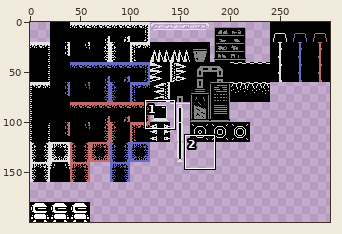
Two versions of one sprite sheet, assets/sprites/Tilemap_Packed.png. Above, an overview of the earlier version with the close-up marked.
Close-up. Before the edit:
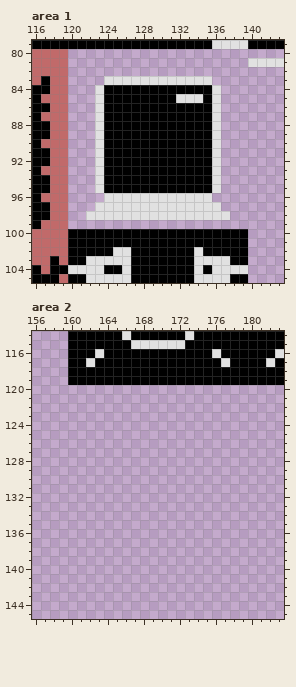
The file is 300x200 pixels. Colours within 5 levels of each other are drawn and written as one. Shown: area 1: x 116..143, y 79..105; area 2: x 156..183, y 114..145.
And afterwards:
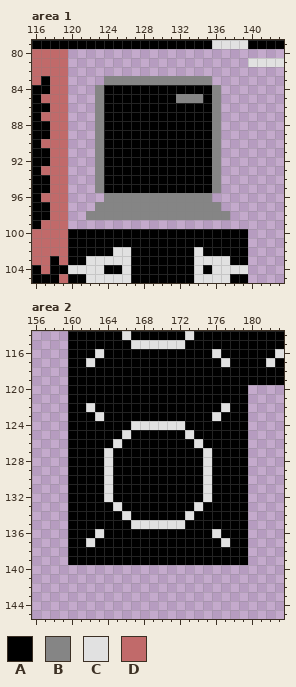
Palette (. is transparent): A #000000  B #858585  C #e1e1e1  D #c16a6a
Diff:
Changed rows in their new state; - is an unchanged pixel.
Area 1:
first column x 122:
 83 --BBBBBBBBBBBB--
 84 -B------------B-
 85 -B--------BBB-B-
 86 -B------------B-
 87 -B------------B-
 88 -B------------B-
 89 -B------------B-
 90 -B------------B-
 91 -B------------B-
 92 -B------------B-
 93 -B------------B-
 94 -B------------B-
 95 -B------------B-
 96 --BBBBBBBBBBBB--
 97 -BBBBBBBBBBBBBB-
 98 BBBBBBBBBBBBBBBB
Area 2:
first column x 160:
120 AAAAAAAAAAAAAAAAAAAA
121 AAAAAAAAAAAAAAAAAAAA
122 AACAAAAAAAAAAAAAACAA
123 AAACAAAAAAAAAAAACAAA
124 AAAAAAACCCCCCAAAAAAA
125 AAAAAACAAAAAACAAAAAA
126 AAAAACAAAAAAAACAAAAA
127 AAAACAAAAAAAAAACAAAA
128 AAAACAAAAAAAAAACAAAA
129 AAAACAAAAAAAAAACAAAA
130 AAAACAAAAAAAAAACAAAA
131 AAAACAAAAAAAAAACAAAA
132 AAAACAAAAAAAAAACAAAA
133 AAAAACAAAAAAAACAAAAA
134 AAAAAACAAAAAACAAAAAA
135 AAAAAAACCCCCCAAAAAAA
136 AAACAAAAAAAAAAAACAAA
137 AACAAAAAAAAAAAAAACAA
138 AAAAAAAAAAAAAAAAAAAA
139 AAAAAAAAAAAAAAAAAAAA
